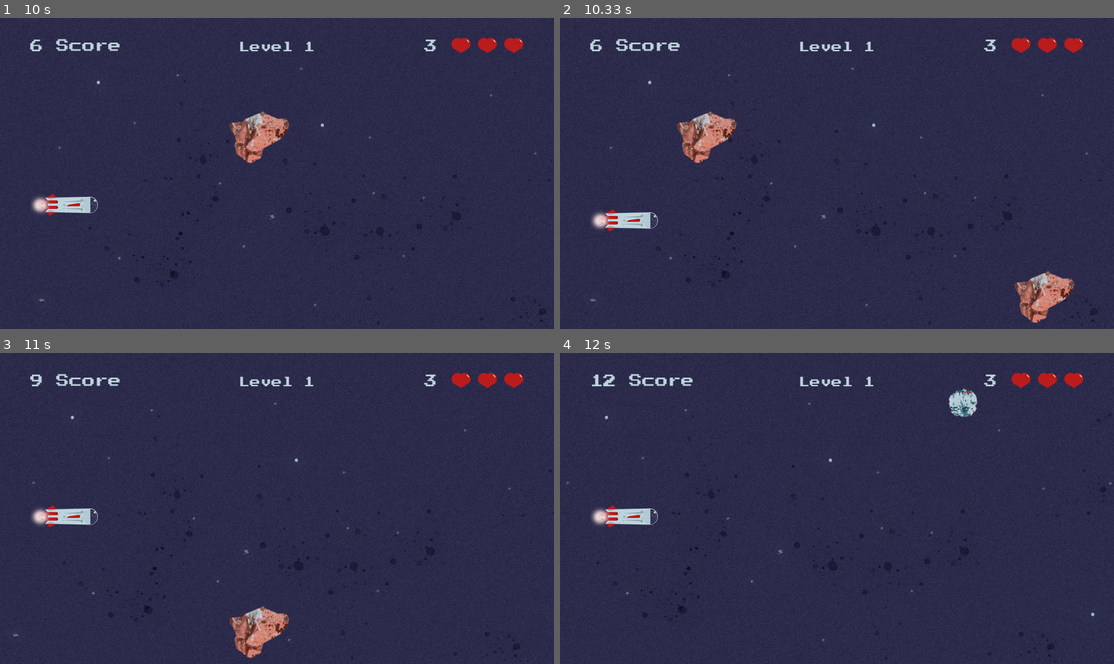
Above: before the commit, frames 1-4 (two rows, left to right).
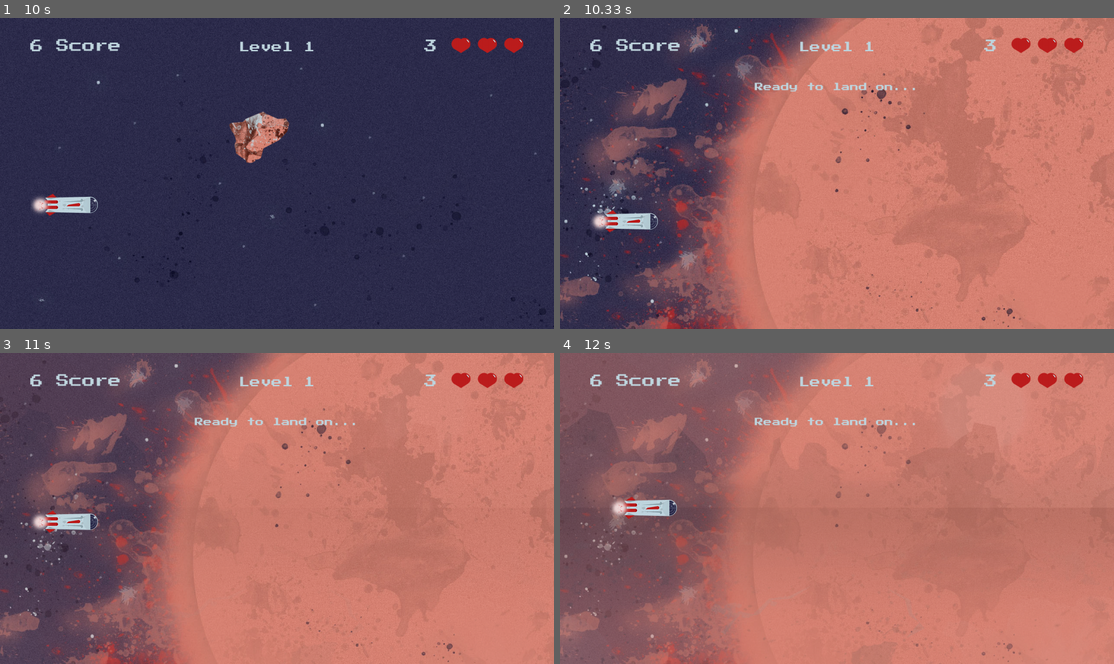
Above: after the commit, the same moments.

Repository: AdrianFSN/proyecto-final-pygame-quest
Game: pygame game, started from main.py
Same seed, same stepped clock (60 frames per second), same inputs: the game is played once before the commit and once after it.
Inputs:
- Up to frame 1 (10 s): tap Space at 0.33, 5.73, 6.03, 6.23, 6.63, 6.97, 7.3, 7.7, 8.1, 8.43, 8.77, 9.17, 9.57, 9.9 s; hold Up 5.67-6.13 s; hold Down 6.17-6.53 s; hold Up 6.57-6.87 s; hold Down 6.9-7.2 s; hold Up 7.23-7.6 s; hold Down 7.63-8 s; hold Up 8.03-8.33 s; hold Down 8.37-8.67 s; hold Up 8.7-9.07 s; hold Down 9.1-9.47 s; hold Up 9.5-9.8 s; hold Down from 9.83 s (still down)
- Up to frame 2 (10.33 s): release Down at 10.13 s; hold Up from 10.17 s (still down); tap Space at 10.23 s
- Up to frame 3 (11 s): release Up at 10.53 s; tap 0 at 10.57 s
- Up to frame 4 (12 s): no input

Frame 1 is identical in both runs. In frame 2, 80% of the frame differs, in the area x 0-100%, y 0-100%; in frame 3, 98%; in frame 4, 99%.

Commit message:
feat: al terminar un nivel, aparece alerta con isntrucciones para continuar

Diff:
--- a/glumtar/__init__.py
+++ b/glumtar/__init__.py
@@ -1,6 +1,6 @@
 # Animations
 ANIMATION_FRAMES = 61  # Animations should have 60 frames.
-BG_SCROLL_SPEED = 1  # Should be 1. Increase only for testing purposes.
+BG_SCROLL_SPEED = 10  # Should be 1. Increase only for testing purposes.
 FRAMES_SPEED = 1
 AVAILABLE_BG = 5  # One more than the actual amount.
 
--- a/glumtar/data/levels.txt
+++ b/glumtar/data/levels.txt
@@ -2,4 +2,6 @@
 Krasna-Vahelà
 Glumtar
 Congratulations, Commander!
-This is the end of the trip!$
+This is the end of the trip!
+Press Espace to keep playing
+Press 0 to Quit$
--- a/glumtar/resolvelevel.py
+++ b/glumtar/resolvelevel.py
@@ -1,6 +1,6 @@
 import os
 import pygame
-from . import AVAILABLE_BG, COLUMBIA_BLUE, CORAL_PINK, DEFAULT_POS_Y, FONT, FONT_SIZE, FPS, SPACE_CADET, TOP_MARGIN_LIMIT, TITLE_FONT_SIZE, WIDTH
+from . import AVAILABLE_BG, BOTTOM_MARGIN_LIMIT, COLUMBIA_BLUE, CORAL_PINK, DEFAULT_POS_Y, FONT, FONT_SIZE, FPS, HEIGHT, SPACE_CADET, TOP_MARGIN_LIMIT, TITLE_FONT_SIZE, WIDTH
 from .playlevel import PlayLevel
 from .data.messages import Reader
 
@@ -50,7 +50,7 @@
         pygame.time.set_timer(self.bg_fade_in, 100)
 
         self.advance_level = pygame.USEREVENT + 7
-        pygame.time.set_timer(self.advance_level, 6000)
+        pygame.time.set_timer(self.advance_level, 60000)
 
         self.background_posX = 0
         self.background_posY = 0
@@ -63,10 +63,13 @@
             'levels.txt', FONT, self.PLANETS_ALERTS_FONT_SIZE, COLUMBIA_BLUE, (WIDTH, self.PLANET_NAME_Y), (2, 5))
         self.available_planets_texts = [
             self.planet_level_1, self.planet_level_2]
+        self.keep_playing_message = Reader(
+            'levels.txt', FONT, self.PLANETS_ALERTS_FONT_SIZE, COLUMBIA_BLUE, (WIDTH, HEIGHT - BOTTOM_MARGIN_LIMIT), (5, 7))
 
         self.landing_ahead_message.render_lines(self.screen)
         self.planet_level_1.render_lines(self.screen)
         self.planet_level_2.render_lines(self.screen)
+        self.keep_playing_message.render_lines(self.screen)
         self.go_to_exit = False
         self.exit = False
 
@@ -79,7 +82,14 @@
                     self.kill_game = True
                     return self.kill_game
                 if event.type == pygame.KEYDOWN and event.key == pygame.K_SPACE:
-                    self.exit = True
+                    if self.player.rect.bottom >= self.player.stop_landing:
+                        self.exit = True
+
+                if event.type == pygame.KEYDOWN and event.key == pygame.K_0 or (event.type == pygame.KEYDOWN and event.key == pygame.K_KP0):
+                    if self.player.rect.bottom >= self.player.stop_landing:
+                        self.kill_game = True
+                        return self.kill_game
+
                 if event.type == self.bg_fade_in:
                     if self.player.rect.center[0] <= WIDTH/2 and self.alpha < 255:
                         self.alpha += self.fade_in_speed
@@ -87,6 +97,7 @@
                         self.alpha = 255
                 if event.type == self.advance_level:
                     if self.player.rect.bottom >= self.player.stop_landing:
+                        self.keep_playing_message.draw_message(self.screen)
                         self.go_to_exit = True
 
             self.screen.fill(CORAL_PINK)
@@ -111,6 +122,10 @@
             self.player.update()
             if not self.player.request_draw_rotation:
                 self.screen.blit(self.player.image, self.player.rect)
+
+            if self.player.rect.bottom >= self.player.stop_landing:
+                self.keep_playing_message.draw_message(self.screen)
+
             if self.go_to_exit:
                 self.exit = True
 
Binary file changed: glumtar/data/best_players.db
